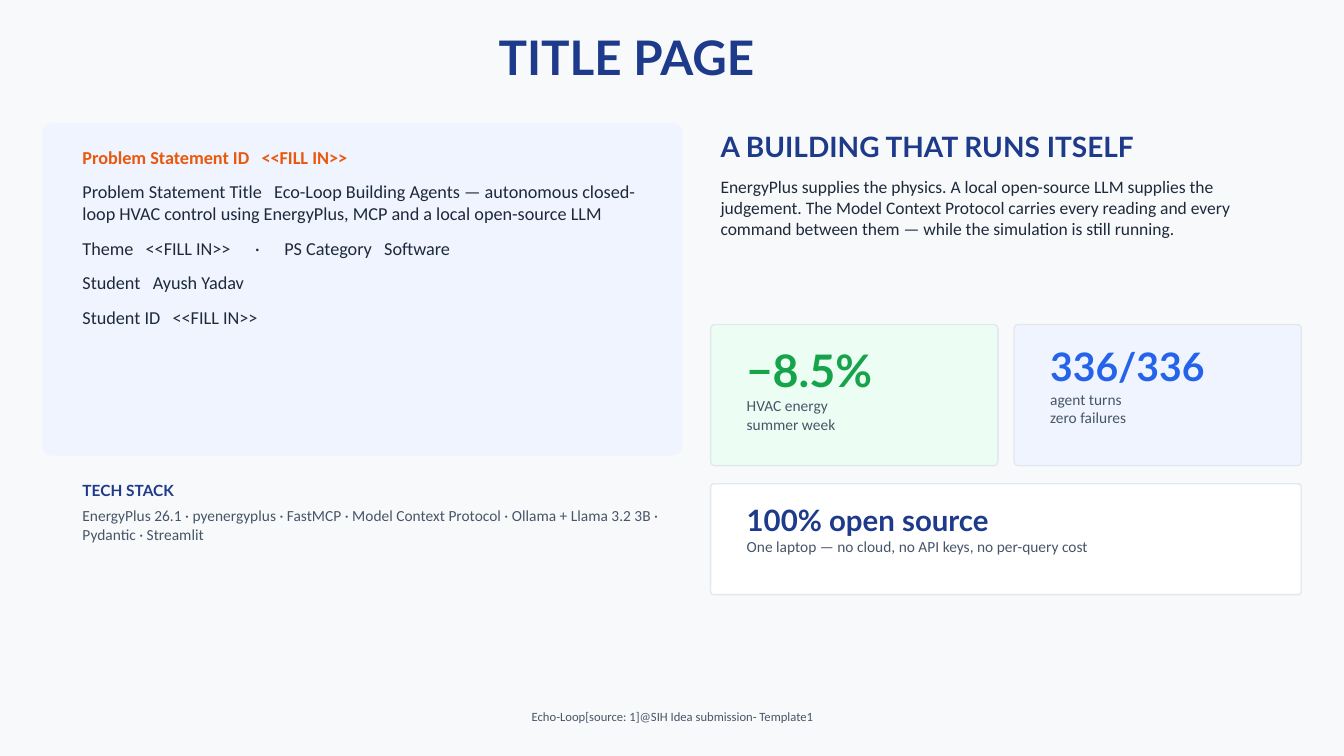
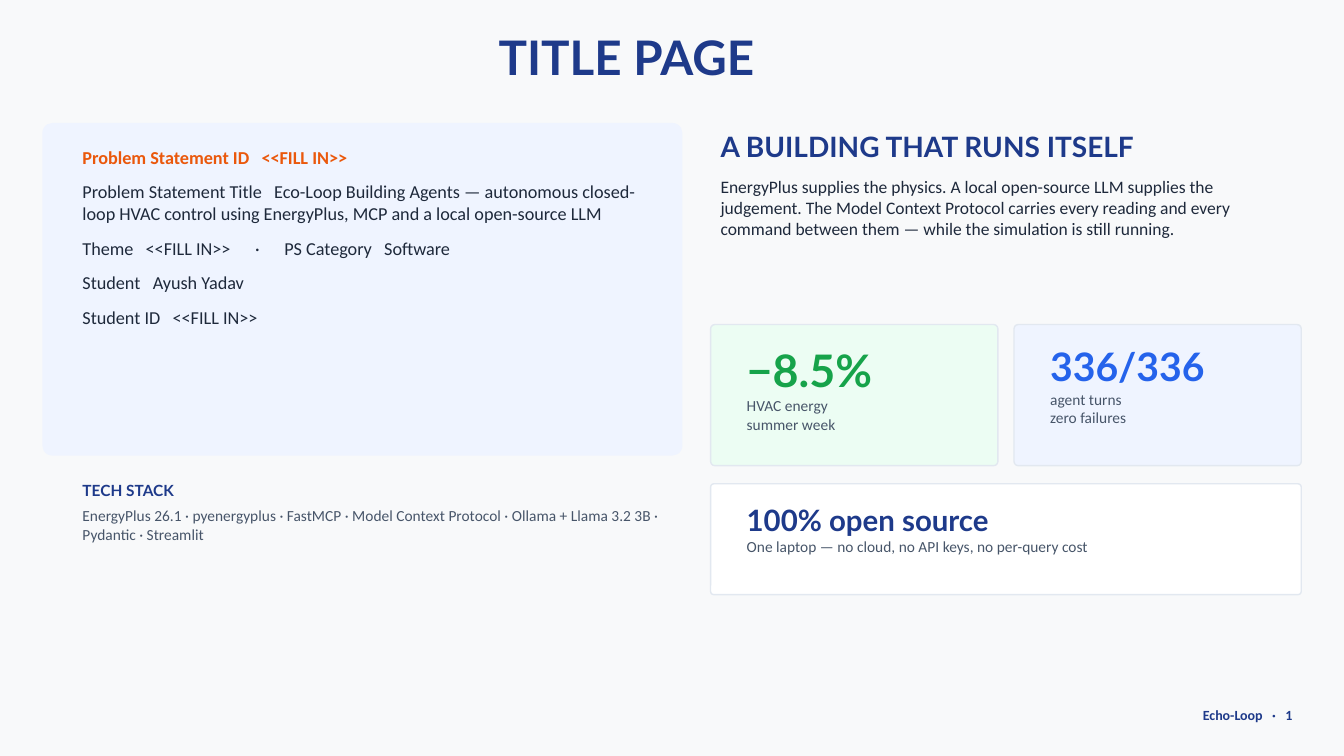
Before and after one commit to ayushYadav1107/Eco_loop_building_agents, a slide deck: slide 1 of deck/Eco-Loop_Building_Agents_Idea.pptx. Drawn at 1344x756 pixels with LibreOffice and Linux fonts; fonts in the diff are those of the drawing. Boxes give left, top, right and bottom in pixels: in the first picture for what was removed or moved away, otherwise in the second. Text is boxed around its words. In the diff, an @@ line names an element or a change of style, - is before the commit and + after.

```diff
--- a/deck/Eco-Loop_Building_Agents_Idea.pptx
+++ b/deck/Eco-Loop_Building_Agents_Idea.pptx
@@ text at [1203, 710, 1292, 723]: text changed; size 9 to 10 pt; text colour #475569 to #1E3A8A; bold on @@
-Echo-Loop[source: 1]@SIH Idea submission- Template1
+Echo-Loop · 1
```
Also in this commit, not shown: 5 other slides changed, 7 other files.
